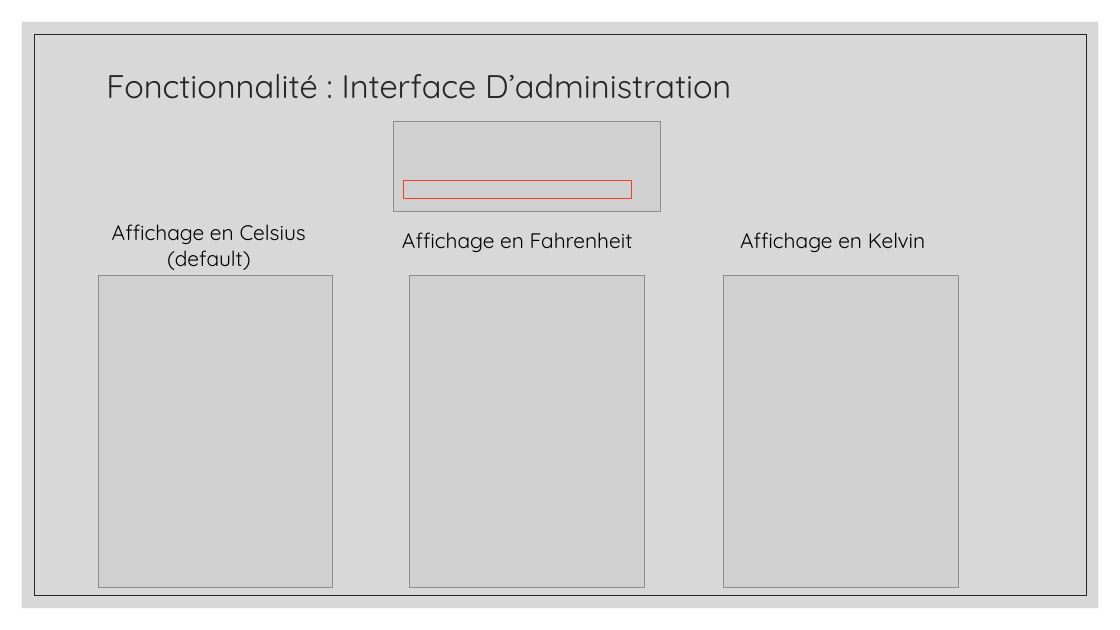
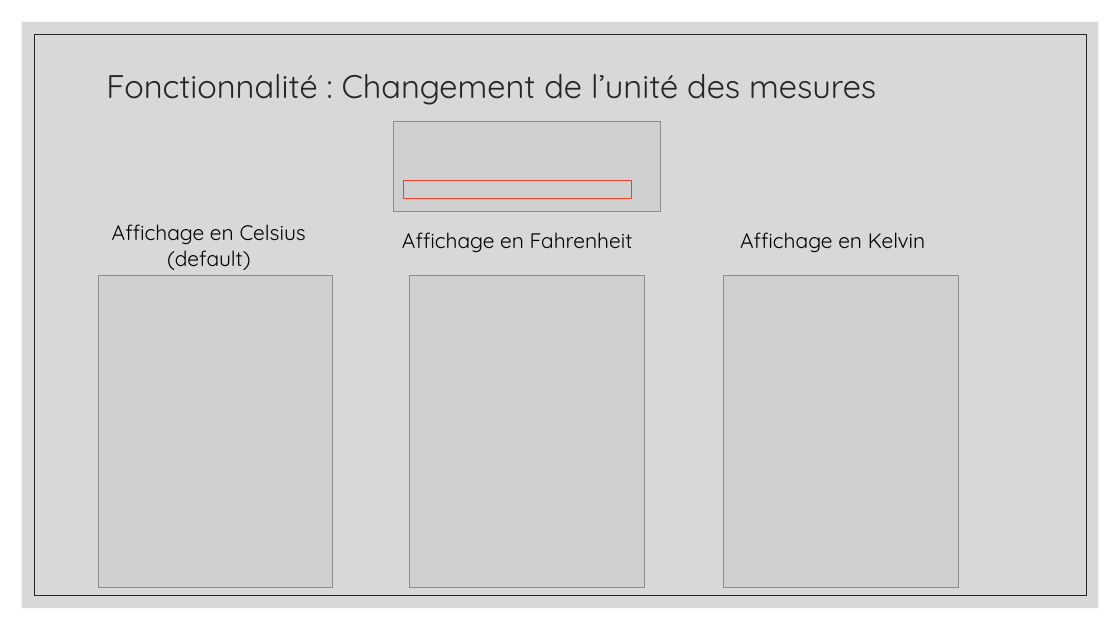
Before and after one commit to aiekick/ProjectStationMeteo, a slide deck: slide 38 of doc/StationMeteo_Soutenance_Stephane.pptx. Drawn at 1120x630 pixels with LibreOffice and Linux fonts; fonts in the diff are those of the drawing; grey boxes stand for pictures. Boxes give left, top, right and bottom in pixels: in the first picture for what was removed or moved away, otherwise in the second. Text is boxed around its words. In the diff, an @@ line names an element or a change of style, - is before the commit and + after.

Commit message:
[UPD] : update of PPT, add unit measure change

```diff
--- a/doc/StationMeteo_Soutenance_Stephane.pptx
+++ b/doc/StationMeteo_Soutenance_Stephane.pptx
@@ title at [106, 74, 876, 105]: text changed @@
-Fonctionnalité : Interface D’administration
+Fonctionnalité : Changement de l’unité des mesures
```
